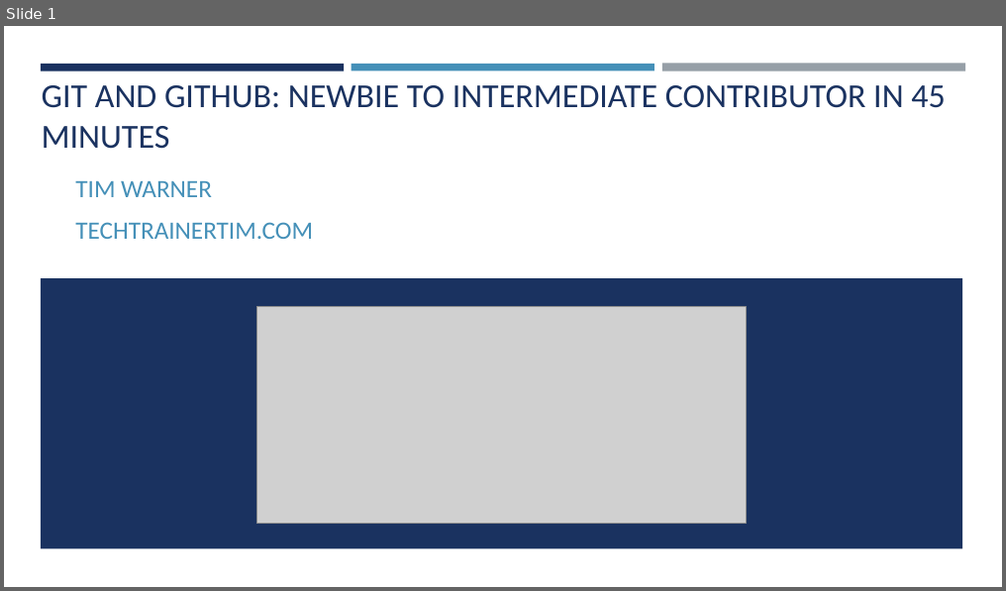
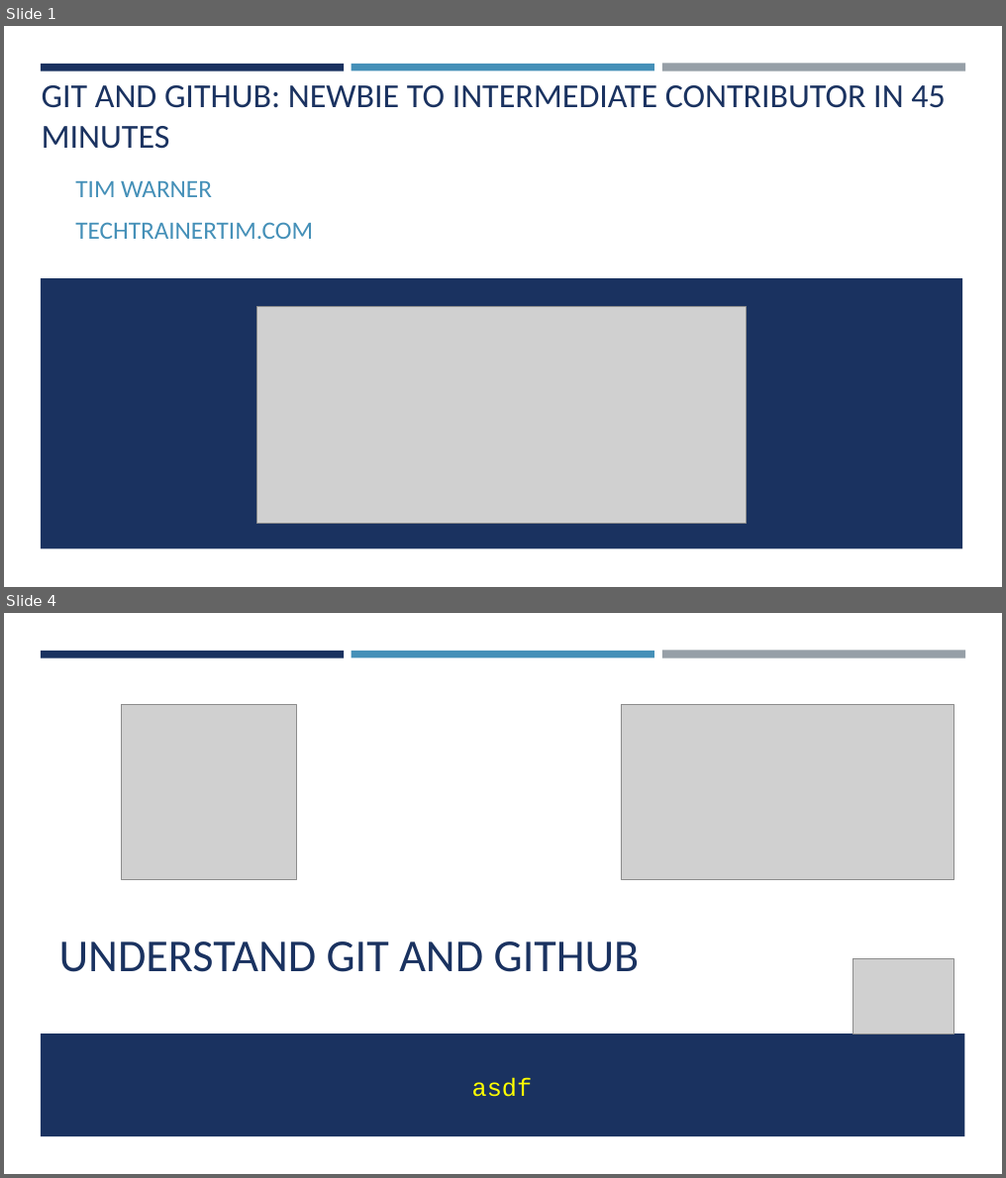
Before and after one commit to timothywarner/summer2019, a slide deck: psh on the river 2019/warner-github-2019.pptx. Shown one above the other, each under a label of ours: slide 1 before the commit, slides 1 and 4 after it; the slides between them are not shown. The pictures are 1006x591 and 1006x1178 pixels, drawn with LibreOffice and Linux fonts; fonts in the diff are those of the drawing; grey boxes stand for pictures; background and template pictures are left out. Boxes give left, top, right and bottom in pixels: in the first picture for what was removed or moved away, otherwise in the second. Text is boxed around its words. In the diff, an @@ line names an element or a change of style, - is before the commit and + after.

```diff
--- a/psh on the river 2019/warner-github-2019.pptx
+++ b/psh on the river 2019/warner-github-2019.pptx
@@ slide 4 added at [4,613,1002,1174], background #FFFFFF; not listed: 3 template elements that a slide beside it also shows @@
@@ picture added at [122,704,297,879] @@
@@ picture added at [621,704,954,879] @@
@@ title added at [59,942,640,972], 44 pt, text #1A3260 @@
+UNDERSTAND GIT AND GITHUB
@@ picture added at [853,959,954,1035] @@
@@ rectangle added at [41,1034,965,1137], fill #1A3260 @@
@@ text added at [472,1077,533,1097], 24 pt, text #FFFF00 @@
+asdf
```
Also in this commit, not shown: 3 slides changed, 15 other slides added, 6 slides removed, 2 other files.
